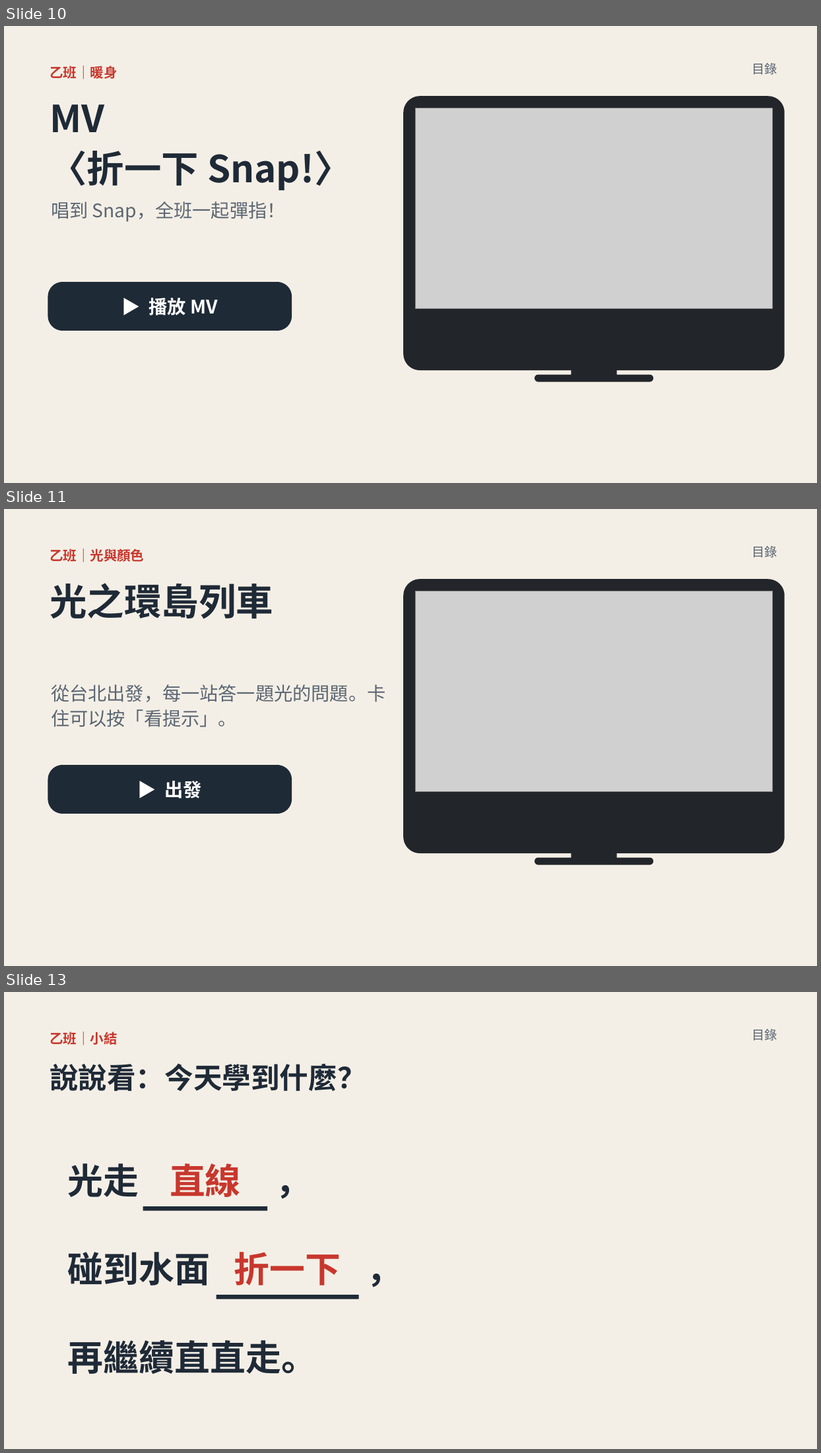
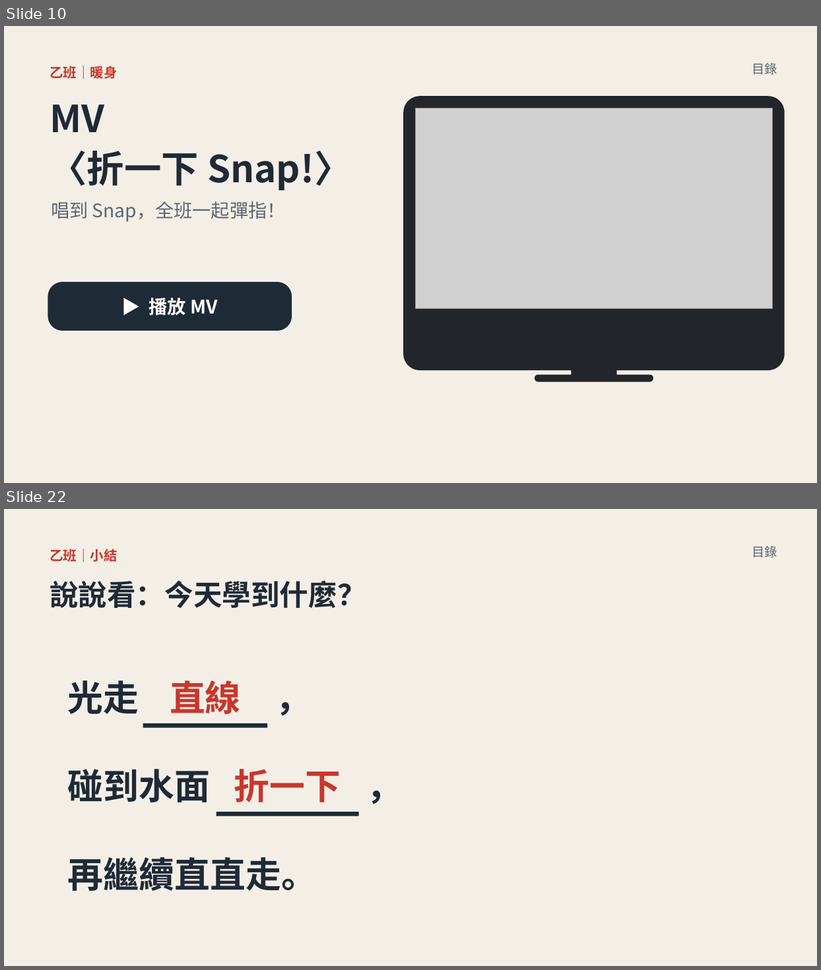
Before and after one commit to classtools1020/sports-results, a slide deck: f8f9fc3bd1/slides.pptx. Shown one above the other, each under a label of ours: slides 10, 11 and 13 before the commit, slides 10 and 22 after it; the slides between them are not shown. The pictures are 821x1453 and 821x970 pixels, drawn with LibreOffice and Linux fonts; fonts in the diff are those of the drawing; grey boxes stand for pictures. Boxes give left, top, right and bottom in pixels: in the first picture for what was removed or moved away, otherwise in the second. Text is boxed around its words. In the diff, an @@ line names an element or a change of style, - is before the commit and + after.

```diff
--- a/f8f9fc3bd1/slides.pptx
+++ b/f8f9fc3bd1/slides.pptx
@@ slide 11 removed at bbox=[4, 509, 817, 966], background #FFFFFF @@
@@ rectangle removed at bbox=[4, 509, 817, 966] @@
@@ text removed at bbox=[752, 546, 777, 558] @@
-目錄
@@ text removed at bbox=[50, 549, 144, 562] @@
-乙班｜光與顏色
@@ text removed at bbox=[50, 583, 273, 619] @@
-光之環島列車
@@ rounded rectangle removed at bbox=[403, 579, 785, 854] @@
@@ picture removed at bbox=[416, 591, 773, 792] @@
@@ text removed at bbox=[51, 685, 385, 727] @@
-從台北出發，每一站答一題光的問題。卡住可以按「看提示」。
@@ rounded rectangle removed at bbox=[48, 765, 292, 814] @@
-▶ 出發
@@ rounded rectangle removed at bbox=[535, 858, 653, 865] @@
@@ rectangle removed at bbox=[572, 854, 617, 859] @@
@@ what was slide 13 is now slide 22 @@
```
Also in this commit, not shown: 6 slides changed, 1 slide added, 2 other slides removed, 1 other file.
